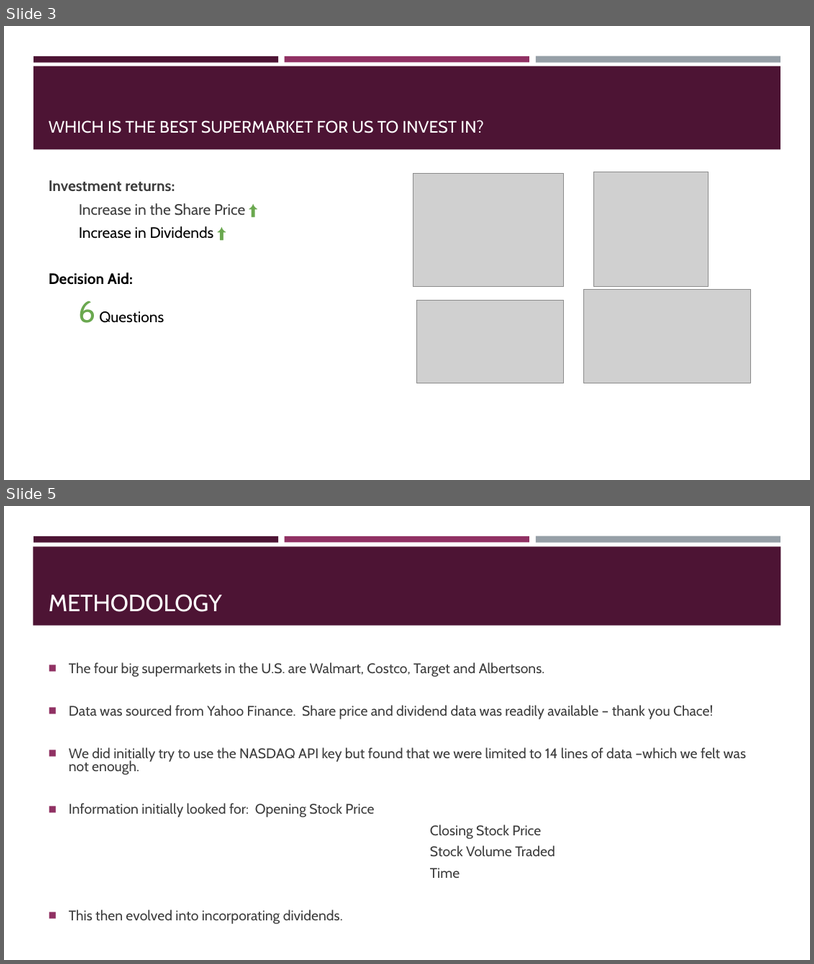
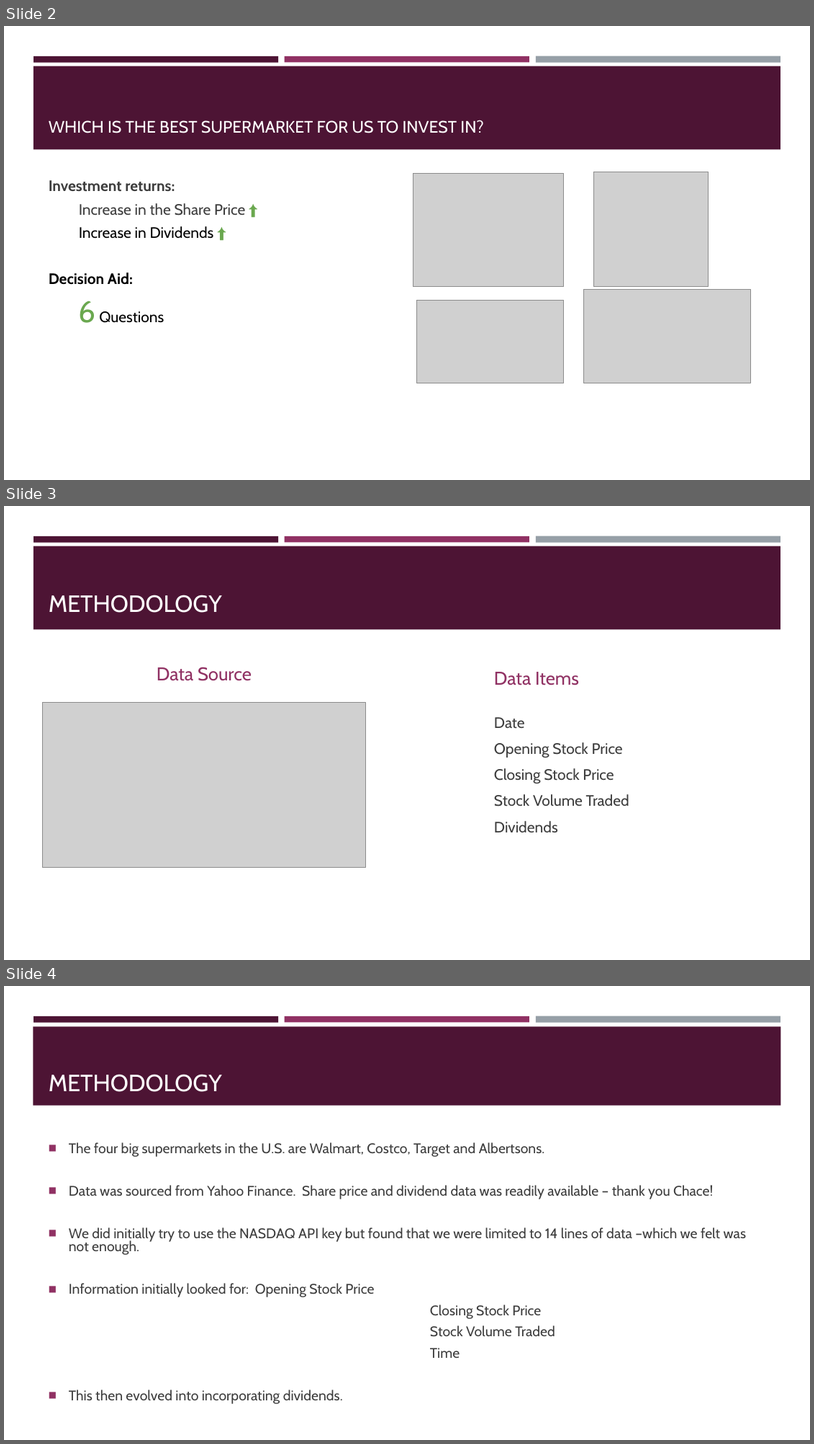
Before and after one commit to drchid1/Team-Project-Group-3---Finance-, a slide deck: presentation/Group 3 – FINANCIAL ANALYSIS.pptx. Shown one above the other, each under a label of ours: slides 3 and 5 before the commit, slides 2, 3 and 4 after it; the slides between them are not shown. The pictures are 814x964 and 814x1444 pixels, drawn with LibreOffice and Linux fonts; fonts in the diff are those of the drawing; grey boxes stand for pictures. Boxes give left, top, right and bottom in pixels: in the first picture for what was removed or moved away, otherwise in the second. Text is boxed around its words. In the diff, an @@ line names an element or a change of style, - is before the commit and + after.

```diff
--- a/presentation/Group 3 – FINANCIAL ANALYSIS.pptx
+++ b/presentation/Group 3 – FINANCIAL ANALYSIS.pptx
@@ slide 3 added at bbox=[4, 506, 810, 960], background #FFFFFF; not listed: 4 template elements that a slide beside it also shows @@
@@ title added at bbox=[49, 595, 222, 613], 28 pt, text #FFFFFF @@
+METHODOLOGY
@@ text added at bbox=[157, 667, 252, 681], 22 pt, text #903163 @@
+Data Source
@@ text added at bbox=[494, 672, 579, 685], 22 pt, text #903163 @@
+Data Items
@@ picture added at bbox=[43, 703, 366, 867] @@
@@ text added at bbox=[494, 717, 630, 832], 18 pt, text #3D3D3D @@
+Date
+Opening Stock Price
+Closing Stock Price
+Stock Volume Traded
+Dividends
@@ what was slide 3 is now slide 2 @@
@@ what was slide 5 is now slide 4 @@
```
Also in this commit, not shown: 2 slides removed.
